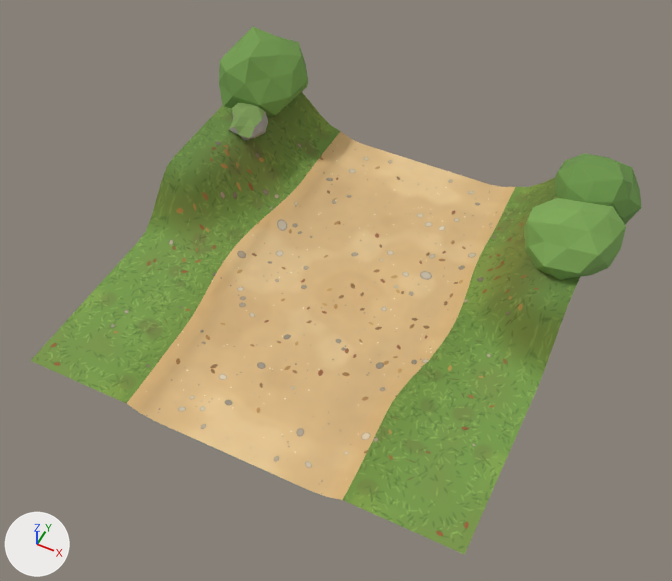
An edit to the glTF model assets/3D/forest_tiles/forest_border_exit_N.glb, drawn before and after from the same camera.
Before and after are seen from a 50 mm camera at (2.55, -5.22, 6.4) aimed at (0.07, -0.24, 0.19). The lights are fixed; the arrows at lower left show +X, +Y and +Z. The first picture is the older version. Objects named as collision shapes, trigger or cutter boxes, shadow casters or lower levels of detail are left out. Where no turn or scale is listed for an object, it has been applied to the vertices.

Objects in the first picture: 'border_exit_N_Ground', 'border_exit_N_Undergrowth'.
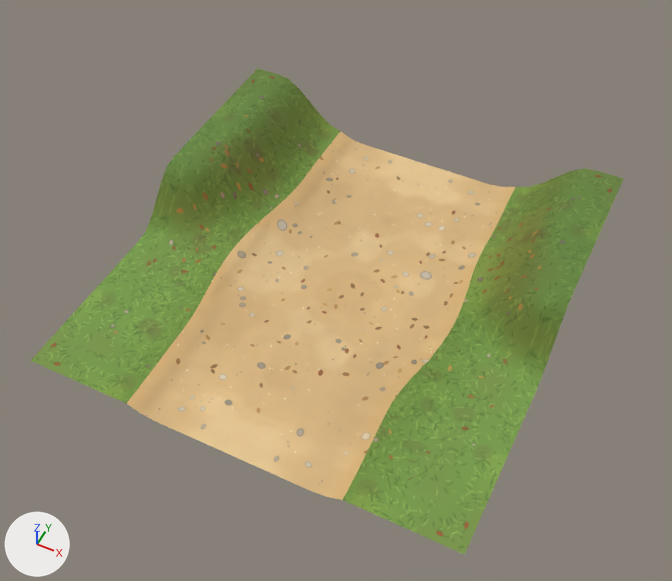
Where the change shows, as pixel boxes [x1, y1, x2, y2] in the pictures (672 x 581 px):
'border_exit_N_Undergrowth', deleted (green): before [219, 27, 642, 280]

The change in detail:
Object 'border_exit_N_Undergrowth' (ob_border_exit_n_undergrowth) is deleted.
